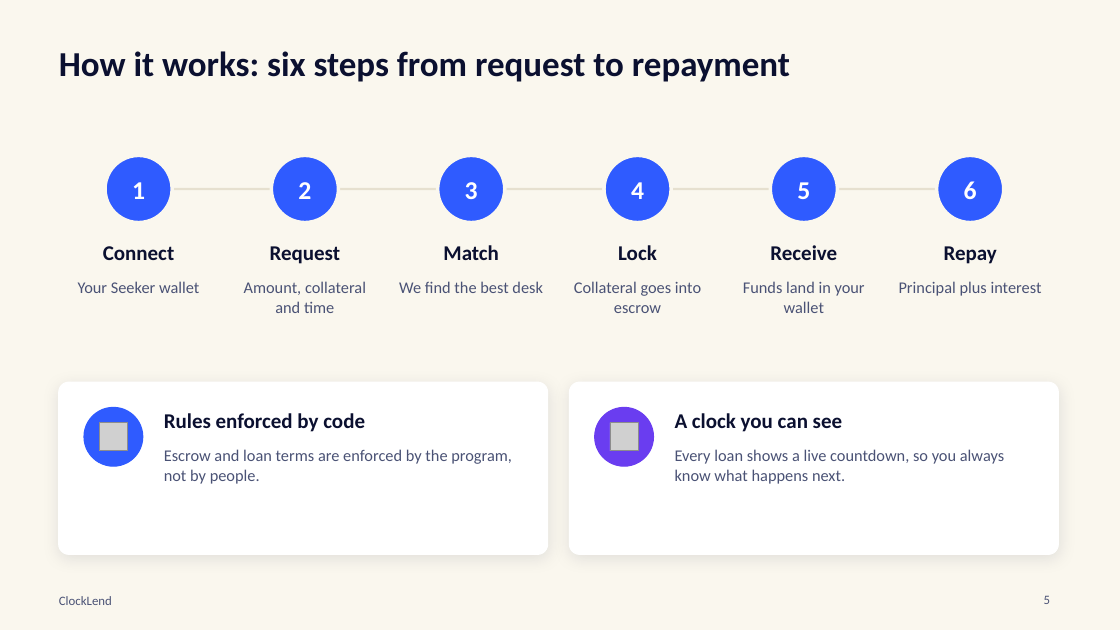
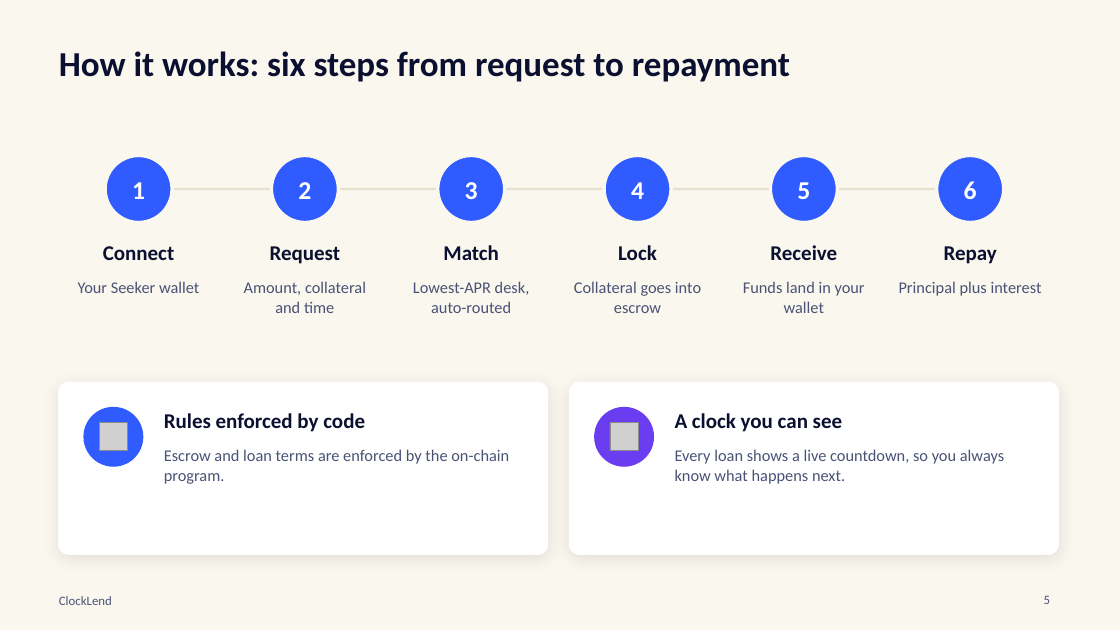
Before and after one commit to luckysitara/ClockLend, a slide deck: slide 5 of docs/ClockLend_Pitch_Deck_CLOCKIN.pptx. Drawn at 1120x630 pixels with LibreOffice and Linux fonts; fonts in the diff are those of the drawing; grey boxes stand for pictures. Boxes give left, top, right and bottom in pixels: in the first picture for what was removed or moved away, otherwise in the second. Text is boxed around its words. In the diff, an @@ line names an element or a change of style, - is before the commit and + after.

```diff
--- a/docs/ClockLend_Pitch_Deck_CLOCKIN.pptx
+++ b/docs/ClockLend_Pitch_Deck_CLOCKIN.pptx
@@ text at bbox=[413, 281, 530, 313]: text changed @@
-We find the best desk
+Lowest-APR desk, auto-routed
@@ text at bbox=[164, 449, 509, 484]: text changed @@
-Escrow and loan terms are enforced by the program, not by people.
+Escrow and loan terms are enforced by the on-chain program.
```
Also in this commit, not shown: 7 other slides changed, 3 slides added, 4 slides removed, 2 other files.
